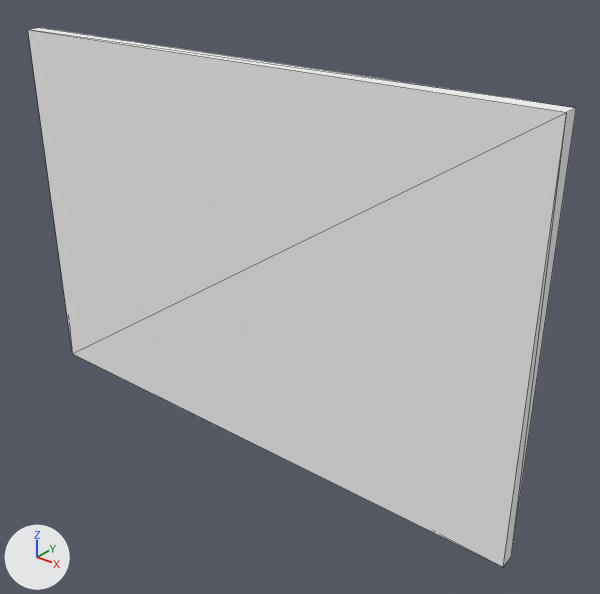
Renders of the glTF model public_models/artwork.glb from each side of a commit.
Before and after are seen from a camera (50 mm lens) standing at (0.633, -0.697, 0.413) and looking at (0.06, 0.019, -0.031). Lighting does not change. The marker at lower left points along +X, +Y and +Z. The older version comes first. Mesh edges are drawn as thin lines. Vertices at exactly the same position are counted once.

Before the edit, the objects in view are built like this:
```python
me_plane = bpy.data.meshes.new('Plane')
me_plane.from_pydata(...)  # 8 vertices, 12 faces; spans x -0.375..0.375, y -0.02..0.0, z -0.249..0.249
# faces by material slot: [2, 10]
me_plane.materials.append(mat_artworkmaterial)  # picture img_artwork
me_plane.materials.append(mat_sidematerial)  # white #f3f3f3
ob_artpanel = bpy.data.objects.new('ArtPanel', me_plane)
ob_artpanel.location = (0.0, 0.0, 0.0)
```
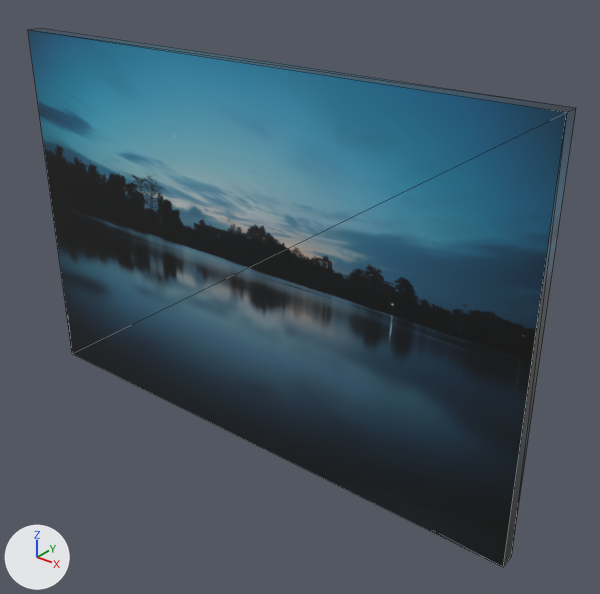
Where the change shows, as pixel boxes (x1, y1, x2, y2) in the pictures (600 x 594 px):
part 1 of me_plane, recoloured (white to blue)
    both: (28, 28, 576, 567)

The edits, one by one:
me_plane has 8 vertices, 12 faces and spans x -0.375..0.375, y -0.02..0.0, z -0.249..0.249.
me_plane is used by ob_artpanel; location (0.0, 0.0, 0.0).
me_plane part 1: 10 faces spanning x -0.375..0.375, y -0.02..0.0, z -0.249..0.249 switch from mat_sidematerial (white #f3f3f3) to mat_artworkmaterial (picture img_artwork).
